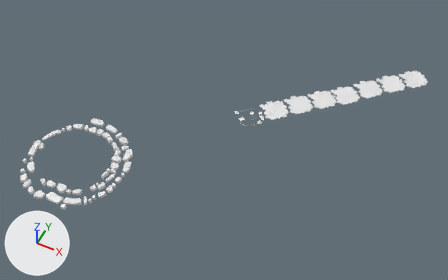
A saved change to the OBJ model Resources/Scenes/GameWorld/Meshes/road.obj.
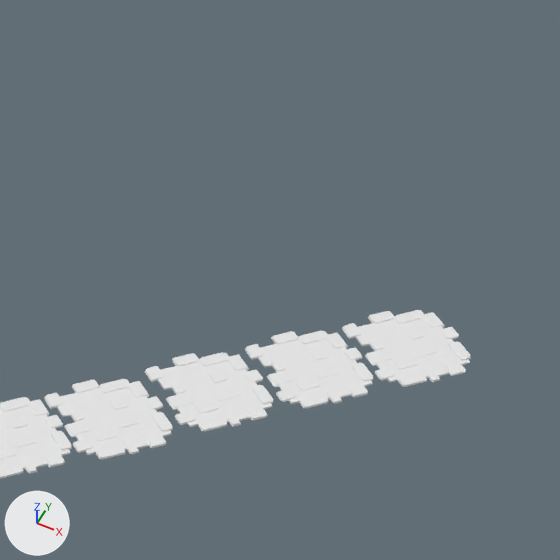
Each version appears first whole from a 50 mm lens placed at (88.5, -58.8, 106.2), pointed at (45.1, 28.0, -2.3), and next in a close-up on the part from 71% to 100% of the width and 0% to 46% of the height. The lights are fixed; the arrows at lower left show +X, +Y and +Z. Where no turn or scale is listed for an object, it has been applied to the vertices. Vertices at the same position are counted once.

Names of what the first close-up shows: 'road'.
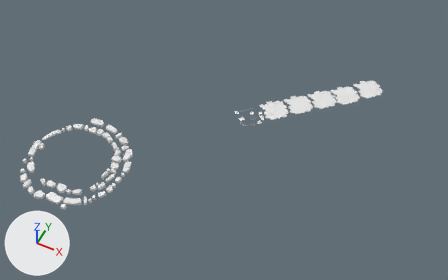
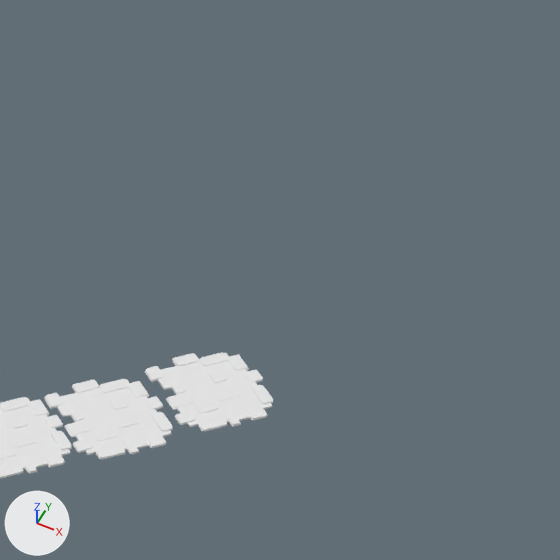
Pixel boxes [x1, y1, x2, y2] of what changed, in the close-ups (560 x 560 px):
'road', reshaped
    before: [0, 310, 471, 479]
    after: [0, 352, 273, 479]
part 1 of me_road, deleted
    before: [245, 310, 471, 408]

What changed in the scene script:
```text
Change me_road:
    used by ob_road; location = (0.0, 0.0, 0.0)
    remove me_road.from_pydata(...)  # 4943 vertices, 4916 faces; spans x 8.0..82.8, y -6.4..69.2, z -0.1..0.7
    add me_road.from_pydata(...)  # 4289 vertices, 4014 faces; spans x 8.0..73.8, y -6.4..60.7, z -0.1..0.7
    me_road part 1: 32 loose pieces with 654 vertices, spanning x 71.0..82.8, y 58.0..69.2, z 0.0..0.1, are deleted
```
